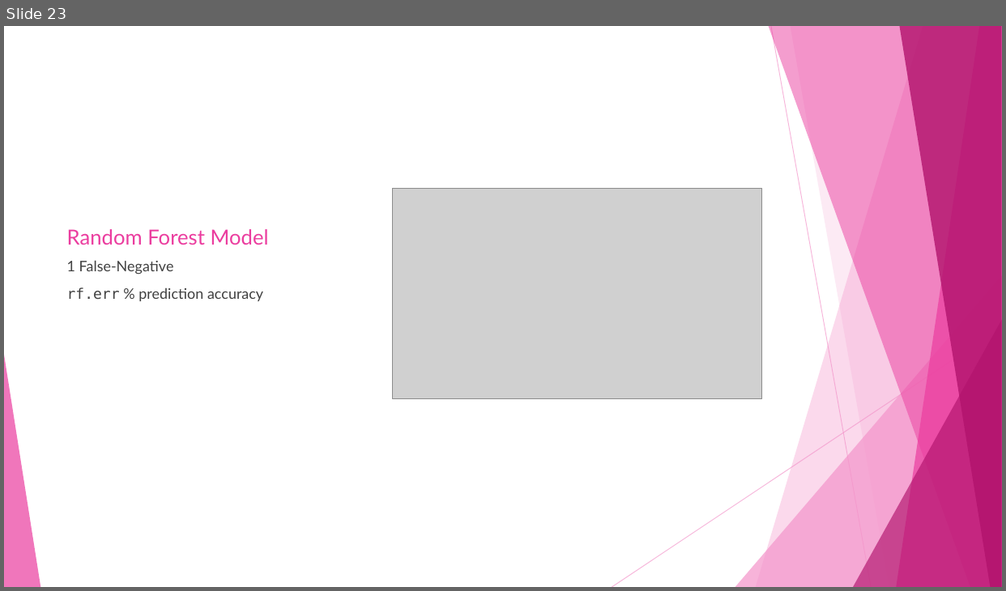
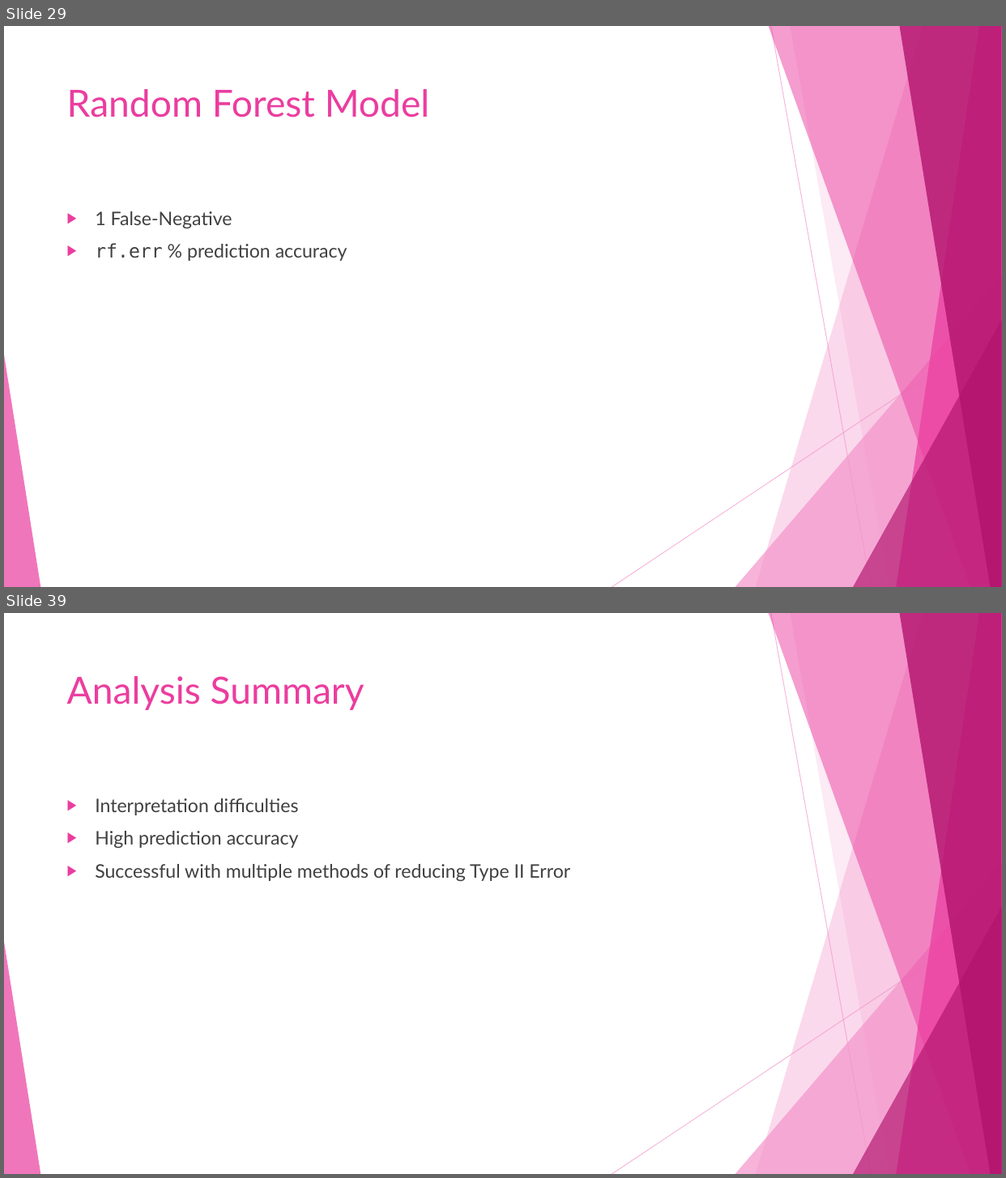
Before and after one commit to dlaposata/Breast_Cancer_Analysis, a slide deck: powerpoint.pptx. Shown one above the other, each under a label of ours: slide 23 before the commit, slides 29 and 39 after it; the slides between them are not shown. The pictures are 1006x591 and 1006x1178 pixels, drawn with LibreOffice and Linux fonts; fonts in the diff are those of the drawing; grey boxes stand for pictures. Boxes give left, top, right and bottom in pixels: in the first picture for what was removed or moved away, otherwise in the second. Text is boxed around its words. In the diff, an @@ line names an element or a change of style, - is before the commit and + after.

```diff
--- a/powerpoint.pptx
+++ b/powerpoint.pptx
@@ slide 39 added at (x1=4, y1=613, x2=1002, y2=1174), background #FFFFFF; not listed: 10 template elements that a slide beside it also shows @@
@@ title added at (x1=67, y1=676, x2=364, y2=710), 36 pt, text #EB3D9F @@
+Analysis Summary
@@ text added at (x1=95, y1=798, x2=570, y2=881), 18 pt, text #404040 @@
+▶ Interpretation difficulties
+▶ High prediction accuracy
+▶ Successful with multiple methods of reducing Type II Error
@@ what was slide 23 is now slide 29 @@
@@ slide 29 changed as well @@
@@ title "Random Forest Model" moved from (x1=67, y1=229, x2=269, y2=245) to (x1=67, y1=89, x2=430, y2=118) @@
@@ title "Random Forest Model" at (x1=67, y1=89, x2=430, y2=118): size 20 to 36 pt; vertical alignment bottom to top @@
@@ picture removed at (x1=393, y1=189, x2=761, y2=399) @@
@@ text "1 False-Negative" moved from (x1=67, y1=260, x2=263, y2=301) to (x1=95, y1=211, x2=347, y2=261) @@
@@ text "1 False-Negative" at (x1=95, y1=211, x2=347, y2=261): size 14 to 18 pt; bullet none to ▶ @@
```
Also in this commit, not shown: 4 other slides changed, 19 other slides added, 5 slides removed, 6 other files.
